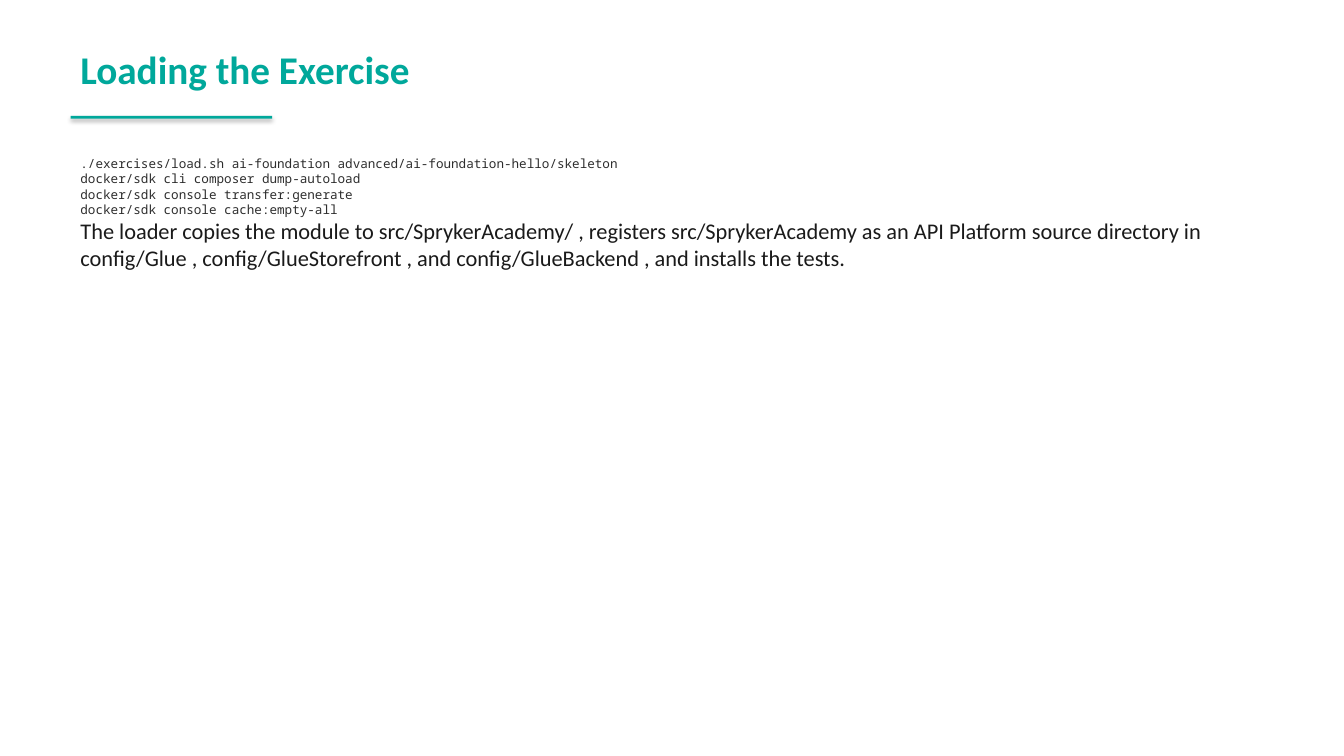
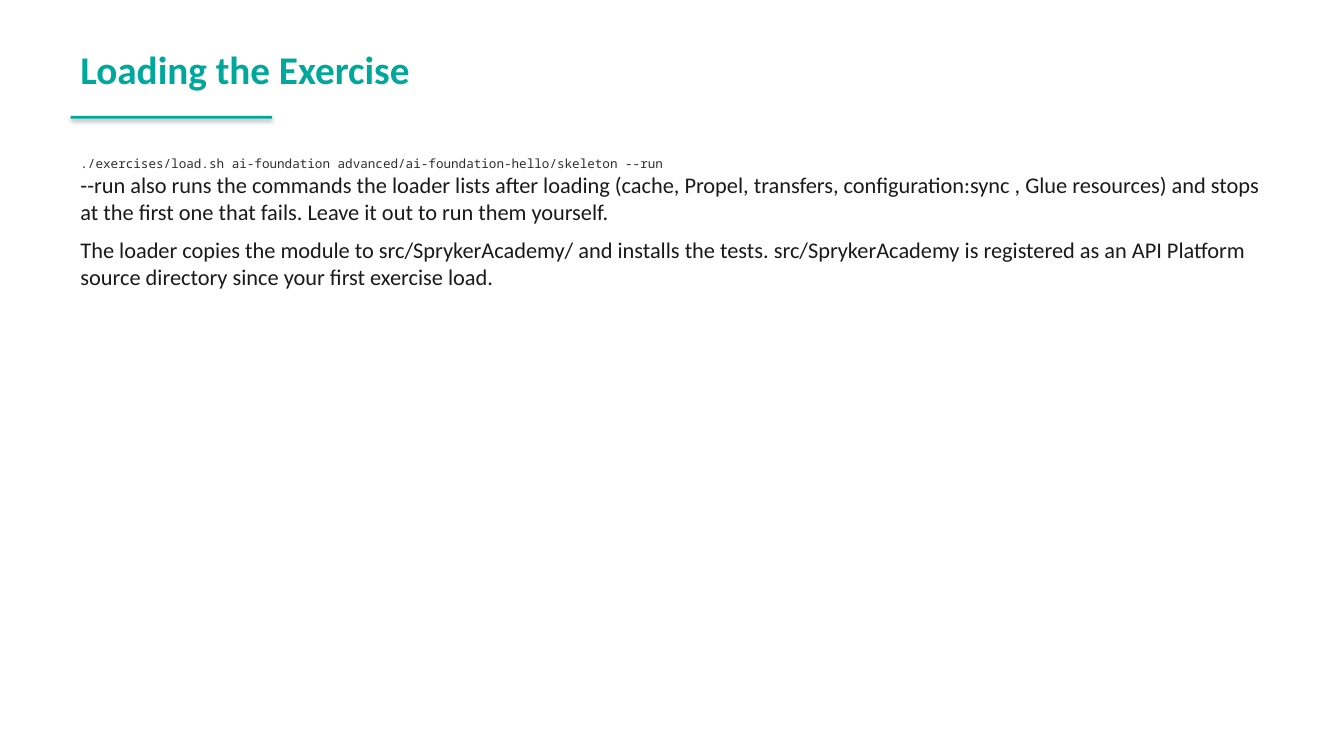
Before and after one commit to spryker-academy/instructor-exercises, a slide deck: slide 35 of guides-pptx/spryker-academy-ai.pptx (slide 34 before the commit). Drawn at 1344x756 pixels with LibreOffice and Linux fonts; fonts in the diff are those of the drawing. Boxes give left, top, right and bottom in pixels: in the first picture for what was removed or moved away, otherwise in the second. Text is boxed around its words. In the diff, an @@ line names an element or a change of style, - is before the commit and + after.

```diff
--- a/guides-pptx/spryker-academy-ai.pptx
+++ b/guides-pptx/spryker-academy-ai.pptx
@@ text at (80, 158, 1259, 289): text changed @@
-./exercises/load.sh ai-foundation advanced/ai-foundation-hello/skeleton
-docker/sdk cli composer dump-autoload
-docker/sdk console transfer:generate
-docker/sdk console cache:empty-all
-The loader copies the module to src/SprykerAcademy/ , registers src/SprykerAcademy as an API Platform source directory in config/Glue , config/GlueStorefront , and config/GlueBackend , and installs the tests.
+./exercises/load.sh ai-foundation advanced/ai-foundation-hello/skeleton --run
+--run also runs the commands the loader lists after loading (cache, Propel, transfers, configuration:sync , Glue resources) and stops at the first one that fails. Leave it out to run them yourself.
+The loader copies the module to src/SprykerAcademy/ and installs the tests. src/SprykerAcademy is registered as an API Platform source directory since your first exercise load.
```
Also in this commit, not shown: 17 other slides changed, 2 slides added, 1 slide removed, 18 other files.
